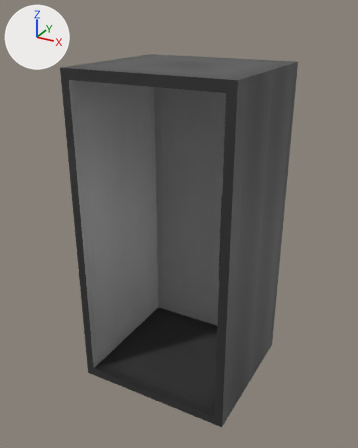
Renders of the Blender file models/real_elevators_elevator_cabin.blend from each side of a commit.
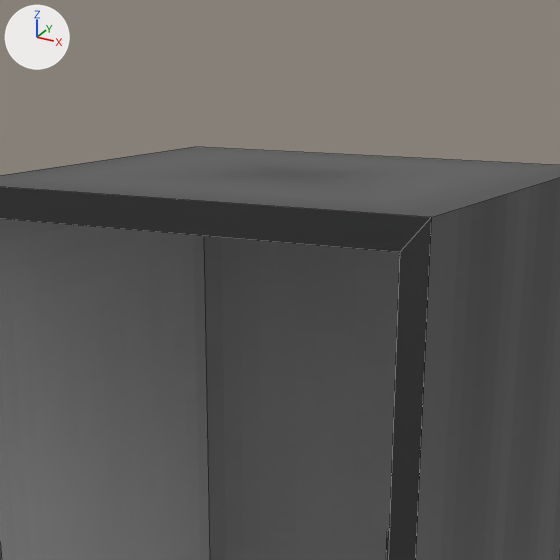
Each version appears first whole from a camera (50 mm lens) standing at (13.48, -24.7, 17.94) and looking at (-0.17, 0.12, 5.53), and next in a close-up on the part from 22% to 80% of the width and 0% to 46% of the height. The lights are fixed; the arrows at upper left show +X, +Y and +Z. The close-ups show mesh edges as thin lines.
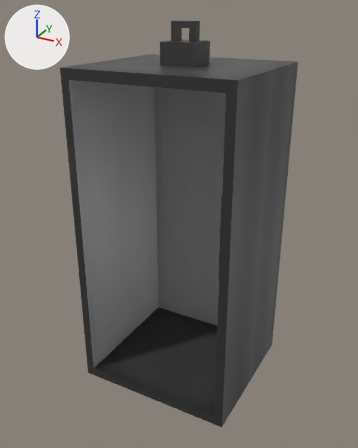
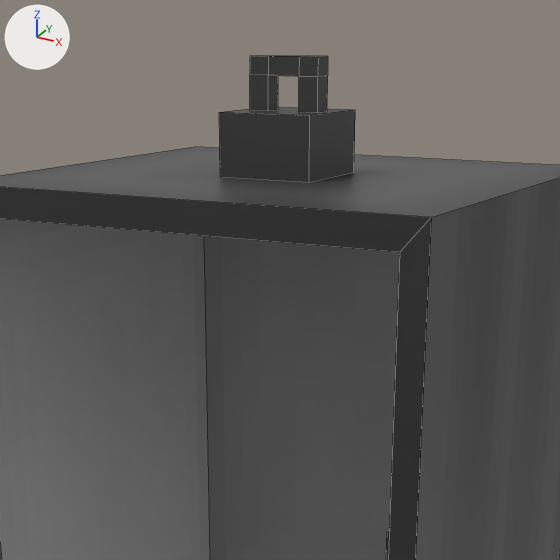
The edits, one by one:
me_cube is used by ob_cube; location (0.0, 0.0, 0.0); rotation (0.0, 0.0, -1.571), in degrees (0, 0, -90).
Verts and faces of me_cube; kept vertices keep their numbers, new ones are numbered from 24.
me_cube had 24 vertices, 19 faces and spanned x -5.0..4.0, y -5.0..5.0, z -5.0..15.0.
me_cube now has 56 vertices, 45 faces and spans x -5.0..4.0, y -5.0..5.0, z -5.0..17.2.
me_cube part 1: a new loose piece of 24 vertices spanning x -0.7..-0.3, y -0.8..0.8, z 16.2..17.2, in mat_material (picture img_real_elevators_new_cabin_png).
Part 2, on me_cube:
New vertex 24 is at (-1.5, -1.0, 15.0).
New vertex 25 is at (-1.5, -1.0, 16.2).
New vertex 26 is at (-1.5, 1.0, 15.0), pixel (353, 172).
New vertex 27 is at (-1.5, 1.0, 16.2), pixel (355, 109).
New vertices 28 to 31 stand at vertices 24 to 27, in that order, plus (2.0, 0.0, 0.0).
New faces: (24, 28, 29, 25), (24, 25, 27, 26), (26, 27, 31, 30), (28, 30, 31, 29), (25, 29, 31, 27).

Pixel boxes (x1, y1, x2, y2) of what changed, in the close-ups (560 x 560 px):
'Cube', reshaped: before (0, 147, 560, 560); after (0, 55, 560, 560)
part 1 of me_cube, added (black): after (250, 55, 328, 113)
part 2 of me_cube, added (black): after (219, 107, 355, 182)
